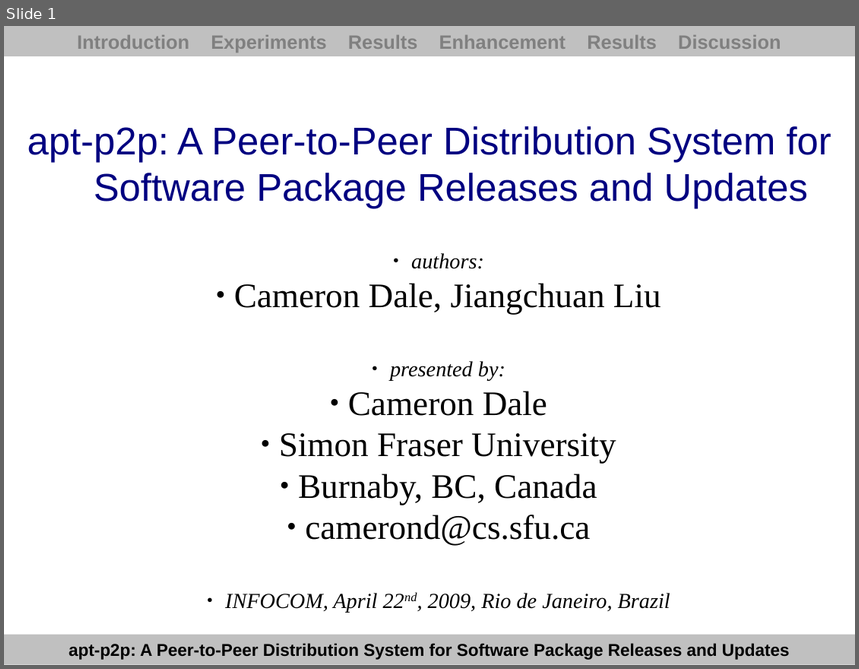
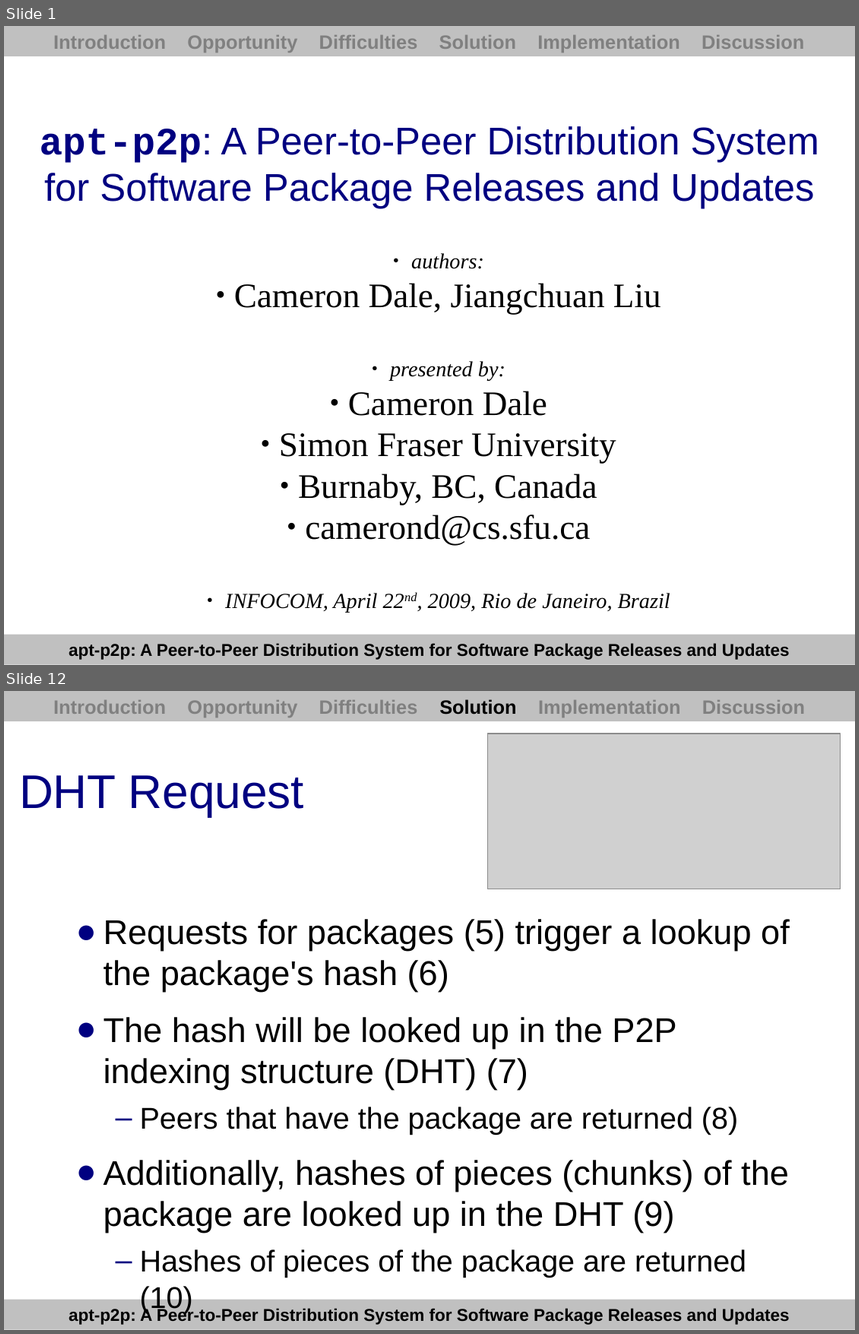
Before and after one commit to PyroSamurai/apt-p2p, a slide deck: docs/paper/presentation.odp. Shown one above the other, each under a label of ours: slide 1 before the commit, slides 1 and 12 after it; the slides between them are not shown. The pictures are 859x669 and 859x1334 pixels, drawn with LibreOffice and Linux fonts; fonts in the diff are those of the drawing; grey boxes stand for pictures. Boxes give left, top, right and bottom in pixels: in the first picture for what was removed or moved away, otherwise in the second. Text is boxed around its words. In the diff, an @@ line names an element or a change of style, - is before the commit and + after.

```diff
--- a/docs/paper/presentation.odp
+++ b/docs/paper/presentation.odp
@@ slide 12 added at (4,691,855,1330), background #FFFFFF; not listed: 1 template element that a slide beside it also shows @@
@@ rectangle added at (4,691,855,721), fill #C0C0C0, 18 pt, text #808080, bold @@
+Introduction Opportunity Difficulties Solution Implementation Discussion
@@ picture added at (487,734,841,889) @@
@@ title added at (19,775,304,817), 44 pt, text #000080 @@
+DHT Request
@@ text added at (104,919,790,1314), 32 pt, text #000000 @@
+● Requests for packages (5) trigger a lookup of the package's hash (6)
+● The hash will be looked up in the P2P indexing structure (DHT) (7)
+  – Peers that have the package are returned (8)
+● Additionally, hashes of pieces (chunks) of the package are looked up in the DHT (9)
+  – Hashes of pieces of the package are returned (10)
@@ slide 1 changed as well @@
@@ text in rectangle at (53,35,804,53): text changed @@
-Introduction Experiments Results Enhancement Results Discussion
+Introduction Opportunity Difficulties Solution Implementation Discussion
@@ title at (40,126,819,209): text changed @@
-apt-p2p: A Peer-to-Peer Distribution System for
-Software Package Releases and Updates
+apt-p2p: A Peer-to-Peer Distribution System for Software Package Releases and Updates
```
Also in this commit, not shown: 2 other slides changed, 18 other slides added, 18 slides removed, 7 other files.
